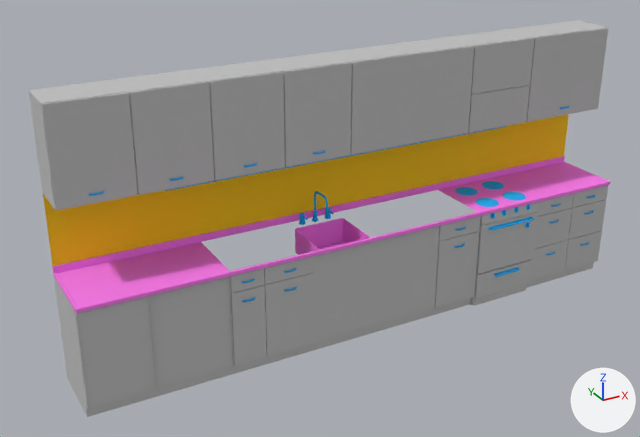
A saved change to the FBX model Assets/05_Models/Structures/Kitchen.FBX.
One viewpoint serves both versions: a camera (50 mm lens) standing at (-3.39, -5.87, 3.79) and looking at (-0.29, -0.21, 0.96). Every picture has the same lights, and +X, +Y and +Z are marked at lower right. Where no turn or scale is listed for an object, it has been applied to the vertices. Vertices at the same position are counted once.

The first picture shows 'Kitchen_Base', 'Kitchen_Counter', 'Kitchen_Metal', 'Kitchen_SplashGuard', 'Kitchen_Top'.
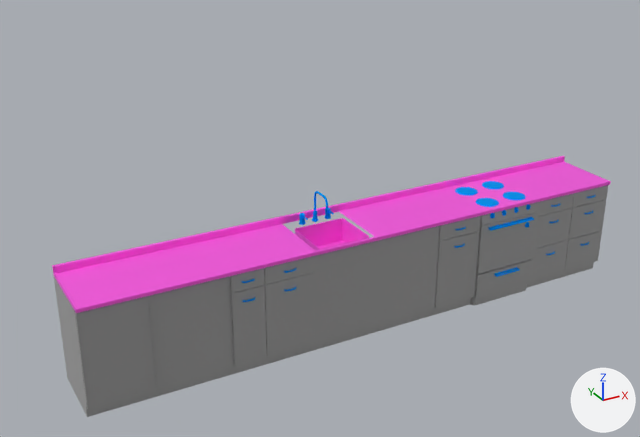
Where the change shows, as pixel boxes (x1, y1, x2, y2) in the pictures (640 x 437 px; the box of a moved part takes in the faces that stretch with it):
'Kitchen_Top', deleted
    before: (29, 20, 608, 210)
'Kitchen_Base', surface changed
    both: (54, 185, 608, 417)
'Kitchen_SplashGuard', deleted (yellow)
    before: (43, 114, 569, 266)
'Kitchen_Counter', surface changed, reshaped
    both: (52, 156, 611, 313)
part 1 of me_mesh_001, moved or reshaped
    both: (334, 171, 540, 242)
part 2 of me_mesh_001, moved or reshaped
    both: (53, 216, 322, 313)

The change, as a list of edits to the scene's bpy script:
```text
Change mat_kitchen_base:
    mat_kitchen_base.metallic: 0.0 -> 1.0
Change mat_kitchen_counter:
    mat_kitchen_counter.metallic: 0.0 -> 1.0
Change me_mesh_001:
    where me_mesh_001.from_pydata(...)  # 705 vertices, 613 faces, 1 loose edge; spans x -2.34..2.46, y -0.33..0.29, z -0.17..0.08
    used by ob_kitchen_counter; location = (0.001, -0.286, 0.87)
    me_mesh_001 part 1: all 137 vertices in x 0.98..1.02, y -0.33..0.29, z 0.0..0.08 are moved by (-1.0, 0.0, 0.0)
    me_mesh_001 part 2: all 21 vertices in x -1.23, y -0.33..0.29, z 0.0..0.08 are moved by (0.7, 0.0, 0.0)
Remove ob_kitchen_top:
    ob_kitchen_top = bpy.data.objects.new('Kitchen_Top', me_mesh_002)
    ob_kitchen_top.location = (0.131, -0.34, 0.0)
Remove ob_kitchen_splashguard:
    ob_kitchen_splashguard = bpy.data.objects.new('Kitchen_SplashGuard', me_mesh_003)
    ob_kitchen_splashguard.location = (0.131, -0.34, 0.0)
```
